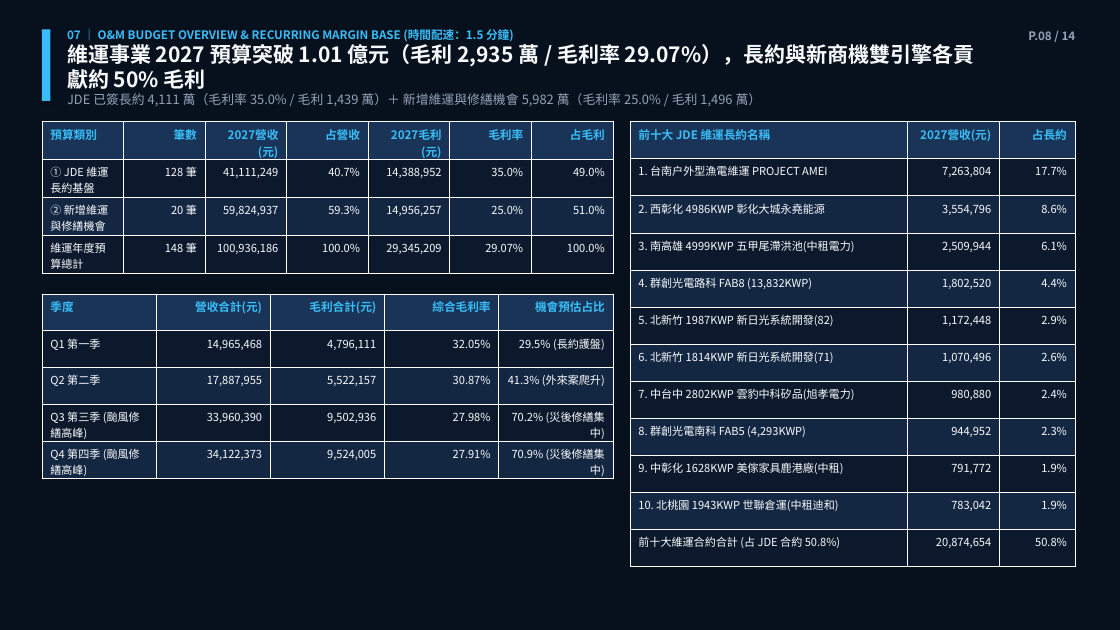
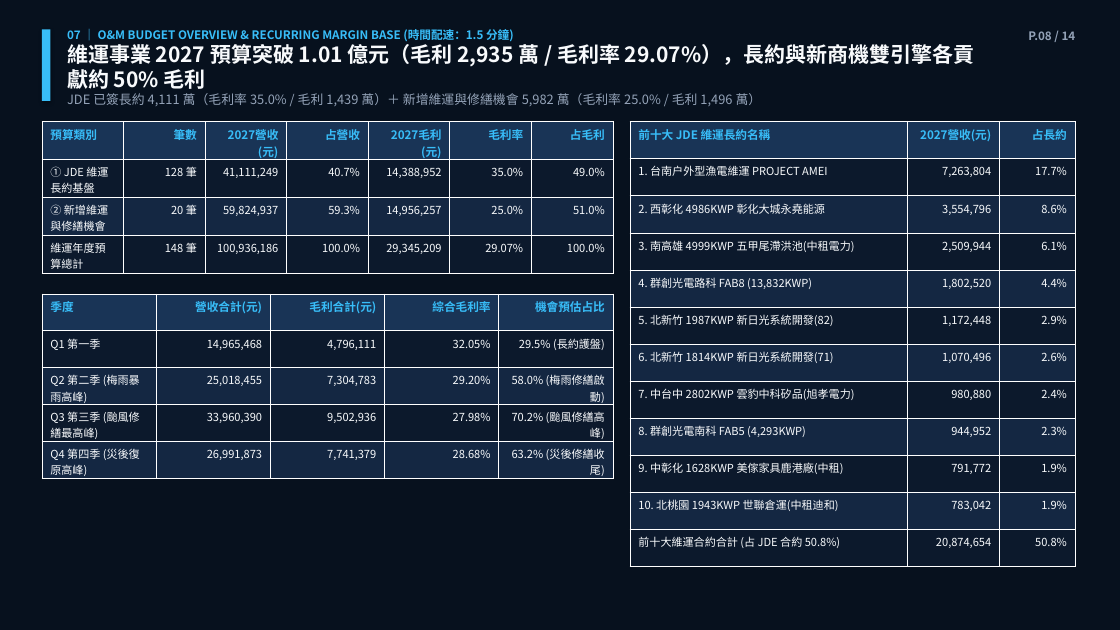
Before and after one commit to davidyeh51/acmepoint-fy2027-business-plan, a slide deck: slide 8 of FY2027_進金生南區暨維運商業計畫報告_董總決策版.pptx. Drawn at 1120x630 pixels with LibreOffice and Linux fonts; fonts in the diff are those of the drawing. Boxes give left, top, right and bottom in pixels: in the first picture for what was removed or moved away, otherwise in the second. Text is boxed around its words. In the diff, an @@ line names an element or a change of style, - is before the commit and + after.

```diff
--- a/FY2027_進金生南區暨維運商業計畫報告_董總決策版.pptx
+++ b/FY2027_進金生南區暨維運商業計畫報告_董總決策版.pptx
@@ table at (42,294,613,480) @@
-row 3: Q2 第二季 | 17,887,955 | 5,522,157 | 30.87% | 41.3% (外來案爬升)
+row 3: Q2 第二季 (梅雨暴雨高峰) | 25,018,455 | 7,304,783 | 29.20% | 58.0% (梅雨修繕啟動)
-row 4, column 1: Q3 第三季 (颱風修繕高峰)
+row 4, column 1: Q3 第三季 (颱風修繕最高峰)
-row 4, column 5: 70.2% (災後修繕集中)
+row 4, column 5: 70.2% (颱風修繕高峰)
-row 5: Q4 第四季 (颱風修繕高峰) | 34,122,373 | 9,524,005 | 27.91% | 70.9% (災後修繕集中)
+row 5: Q4 第四季 (災後復原高峰) | 26,991,873 | 7,741,379 | 28.68% | 63.2% (災後修繕收尾)
```
Also in this commit, not shown: 2 other slides changed, 2 other files.
